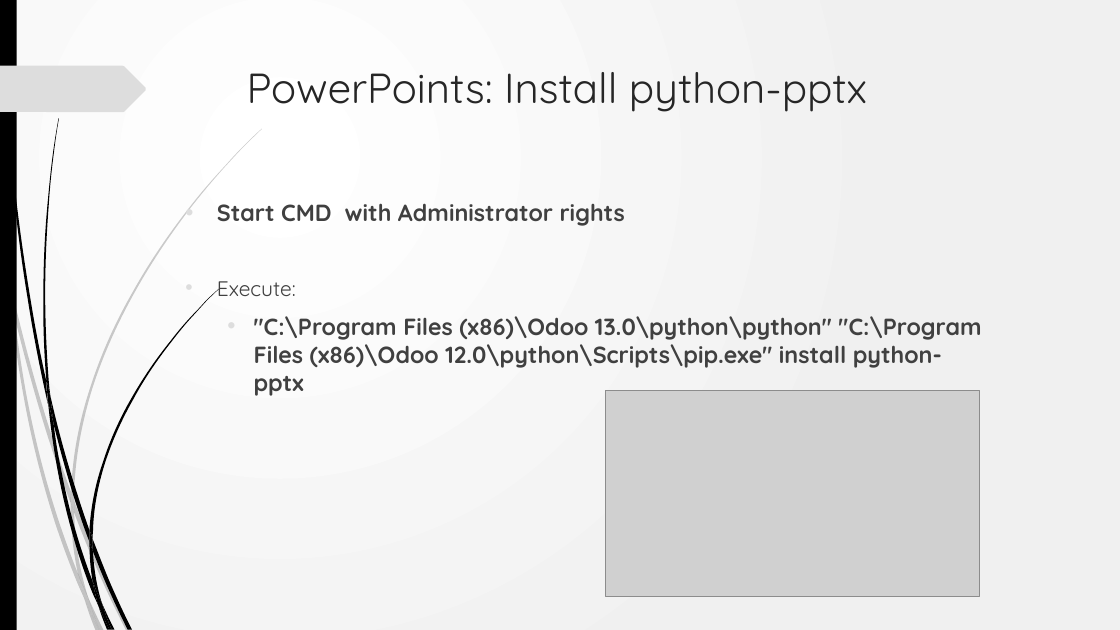
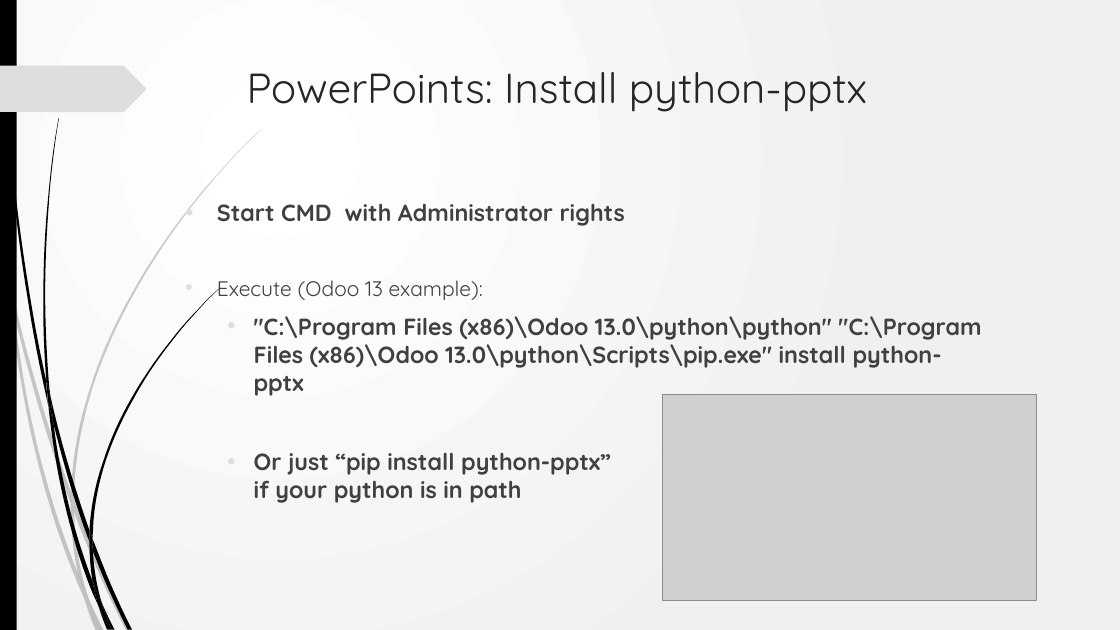
Before and after one commit to akarki58/rocker_app, a slide deck: slide 4 of rocker_app/static/description/Rocker_install.pptx. Drawn at 1120x630 pixels with LibreOffice and Linux fonts; fonts in the diff are those of the drawing; grey boxes stand for pictures; background and template pictures are left out. Boxes give left, top, right and bottom in pixels: in the first picture for what was removed or moved away, otherwise in the second. Text is boxed around its words. In the diff, an @@ line names an element or a change of style, - is before the commit and + after.

```diff
--- a/rocker_app/static/description/Rocker_install.pptx
+++ b/rocker_app/static/description/Rocker_install.pptx
@@ text at bbox=[217, 280, 981, 503]: text changed @@
-• Execute:
-  • "C:\Program Files (x86)\Odoo 13.0\python\python" "C:\Program Files (x86)\Odoo 12.0\python\Scripts\pip.exe" install python-pptx
+• Execute (Odoo 13 example):
+  • "C:\Program Files (x86)\Odoo 13.0\python\python" "C:\Program Files (x86)\Odoo 13.0\python\Scripts\pip.exe" install python-pptx
+  • Or just “pip install python-pptx”
+    if your python is in path
@@ picture: place and size @@
-picture at bbox=[606, 391, 980, 597]
+picture at bbox=[662, 395, 1036, 601]
```
Also in this commit, not shown: 4 other slides changed, 1 slide added, 1 slide removed, 1 other file.
